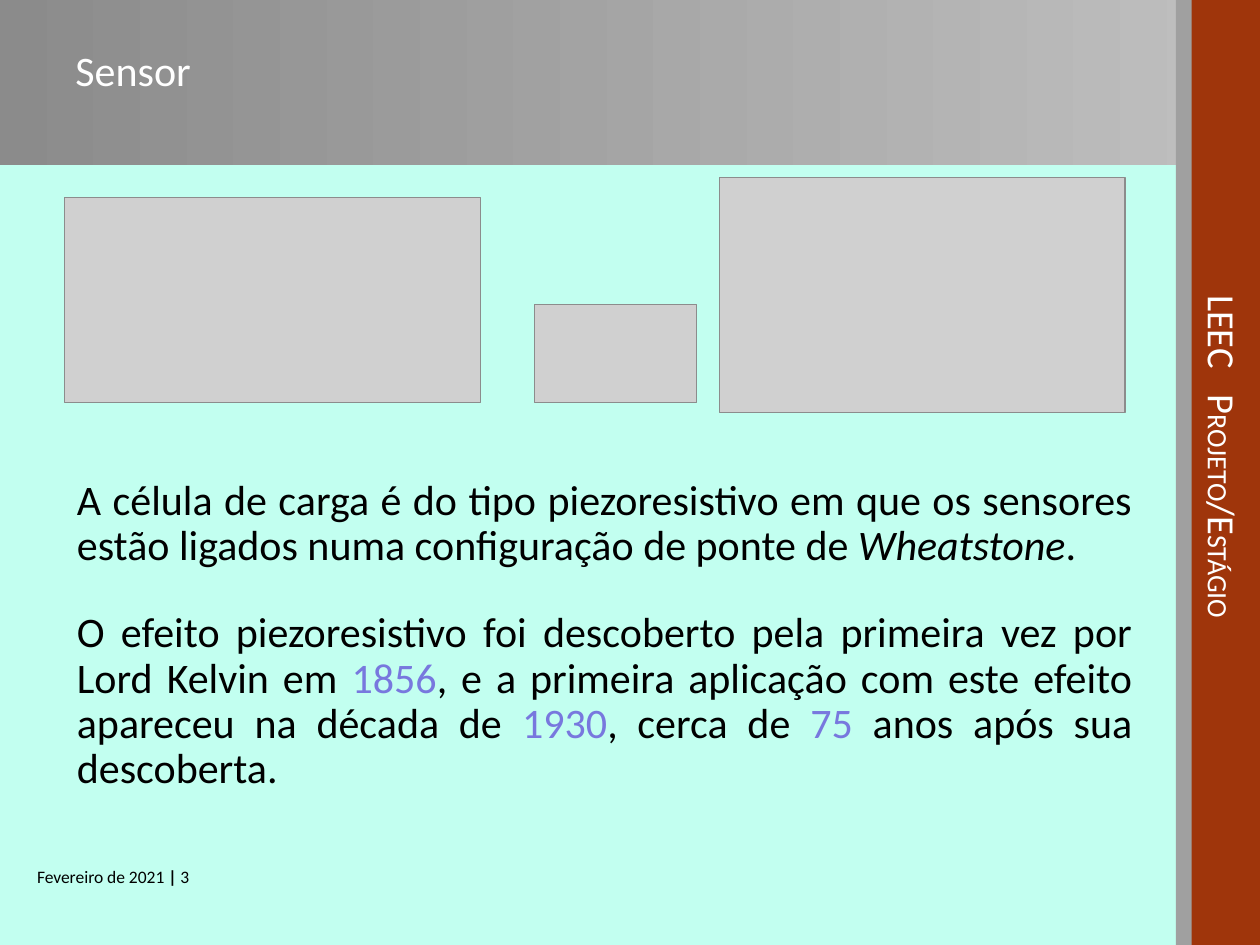
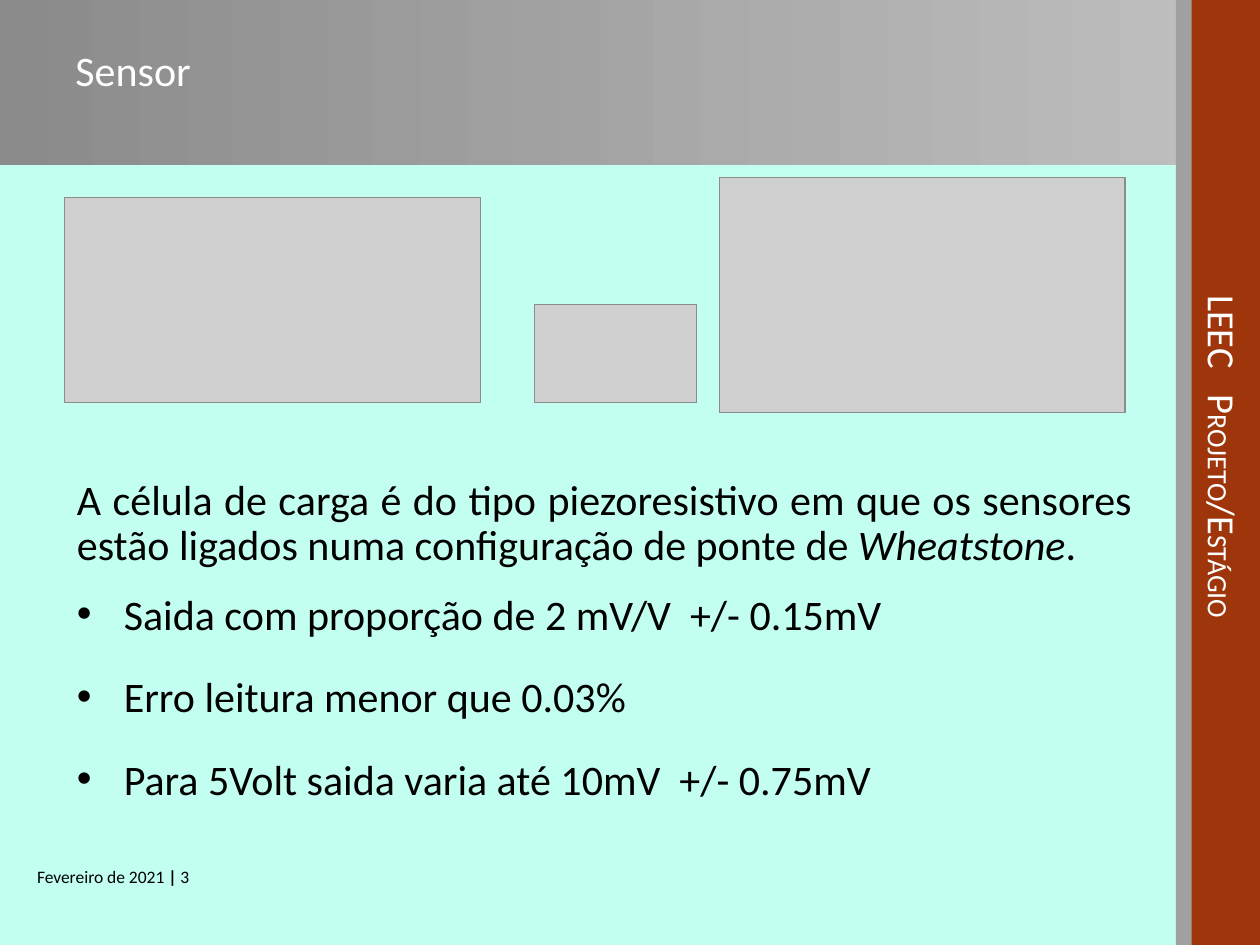
Before and after one commit to sergio1020881/PESTA2021, a slide deck: slide 3 of Zsend/PESTA-APRESENTACAO-1020881.ppt. Drawn at 1260x945 pixels with LibreOffice and Linux fonts; fonts in the diff are those of the drawing; grey boxes stand for pictures; background and template pictures are left out. Boxes give left, top, right and bottom in pixels: in the first picture for what was removed or moved away, otherwise in the second. Text is boxed around its words. In the diff, an @@ line names an element or a change of style, - is before the commit and + after.

Commit message:
presentation_3

```diff
--- a/Zsend/PESTA-APRESENTACAO-1020881.ppt
+++ b/Zsend/PESTA-APRESENTACAO-1020881.ppt
@@ text at [77,617,1133,784]: paragraph removed @@
-O efeito piezoresistivo foi descoberto pela primeira vez por Lord Kelvin em 1856, e a primeira aplicação com este efeito apareceu na década de 1930, cerca de 75 anos após sua descoberta.
@@ text added at [124,600,882,796], 24 pt, text #000000 @@
+• Saida com proporção de 2 mV/V +/- 0.15mV
+• Erro leitura menor que 0.03%
+• Para 5Volt saida varia até 10mV +/- 0.75mV
```
Also in this commit, not shown: 2 other slides changed, 4 other files.
